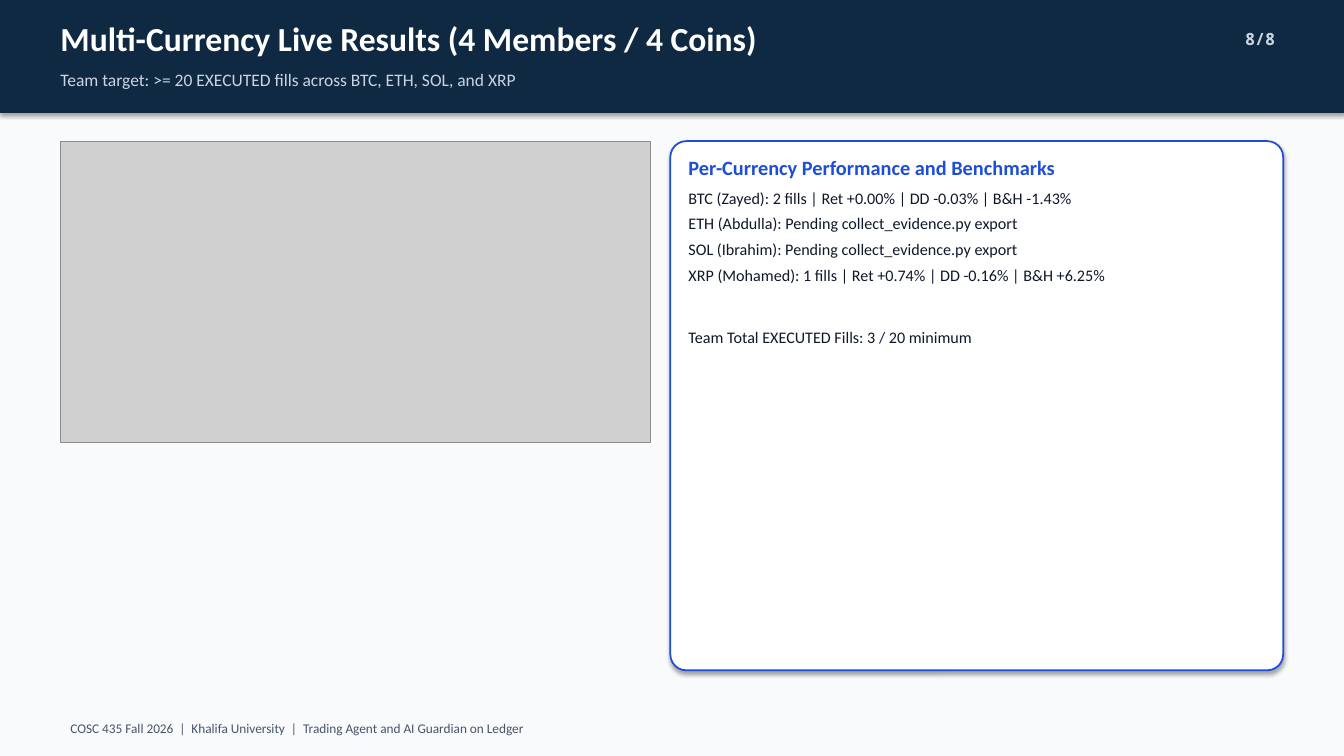
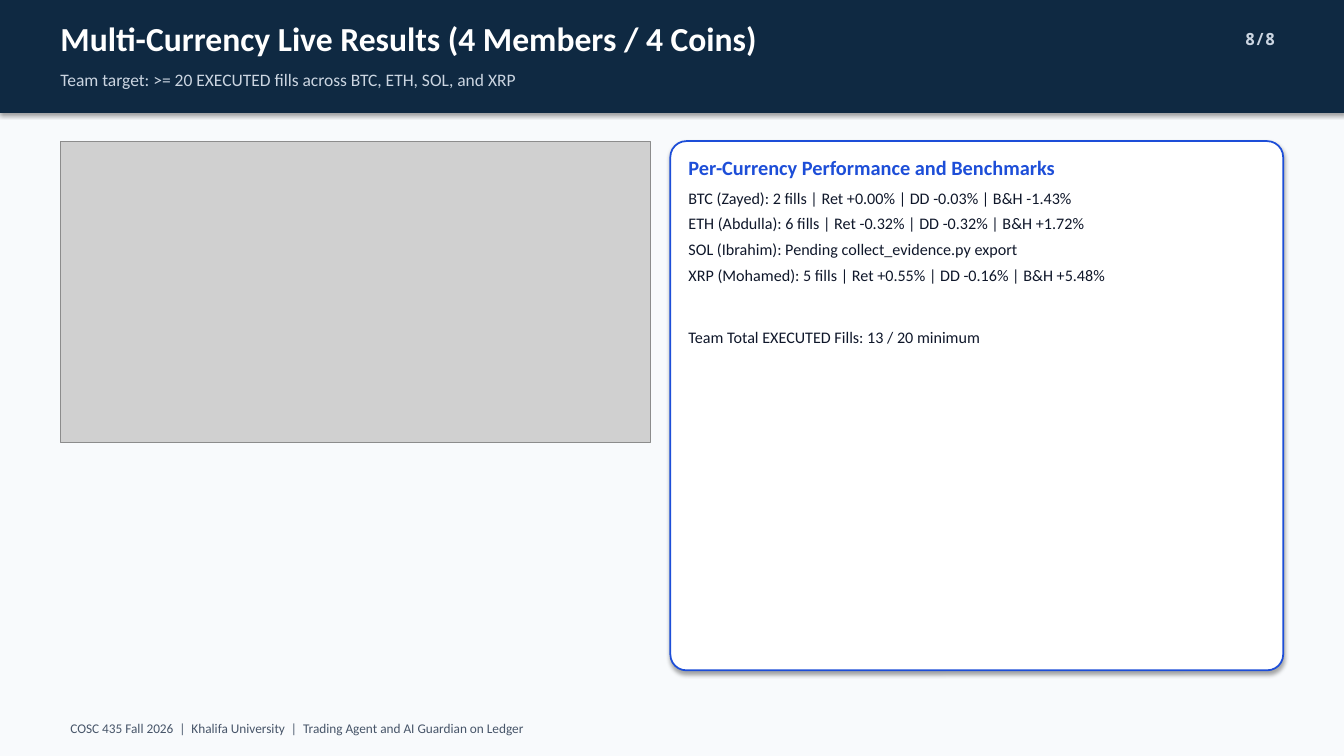
Before and after one commit to HaLTic/Ai_Security_Ledger_Project, a slide deck: slide 8 of slides/COSC435_Ledger_Guardian_Demo.pptx. Drawn at 1344x756 pixels with LibreOffice and Linux fonts; fonts in the diff are those of the drawing; grey boxes stand for pictures. Boxes give left, top, right and bottom in pixels: in the first picture for what was removed or moved away, otherwise in the second. Text is boxed around its words. In the diff, an @@ line names an element or a change of style, - is before the commit and + after.

```diff
--- a/slides/COSC435_Ledger_Guardian_Demo.pptx
+++ b/slides/COSC435_Ledger_Guardian_Demo.pptx
@@ text at bbox=[688, 217, 1084, 231]: text changed @@
-ETH (Abdulla): Pending collect_evidence.py export
+ETH (Abdulla): 6 fills | Ret -0.32% | DD -0.32% | B&H +1.72%
@@ text at bbox=[688, 269, 1105, 343]: text changed @@
-XRP (Mohamed): 1 fills | Ret +0.74% | DD -0.16% | B&H +6.25%
-Team Total EXECUTED Fills: 3 / 20 minimum
+XRP (Mohamed): 5 fills | Ret +0.55% | DD -0.16% | B&H +5.48%
+Team Total EXECUTED Fills: 13 / 20 minimum
```
Also in this commit, not shown: 1 other slide changed, 2 other files.
